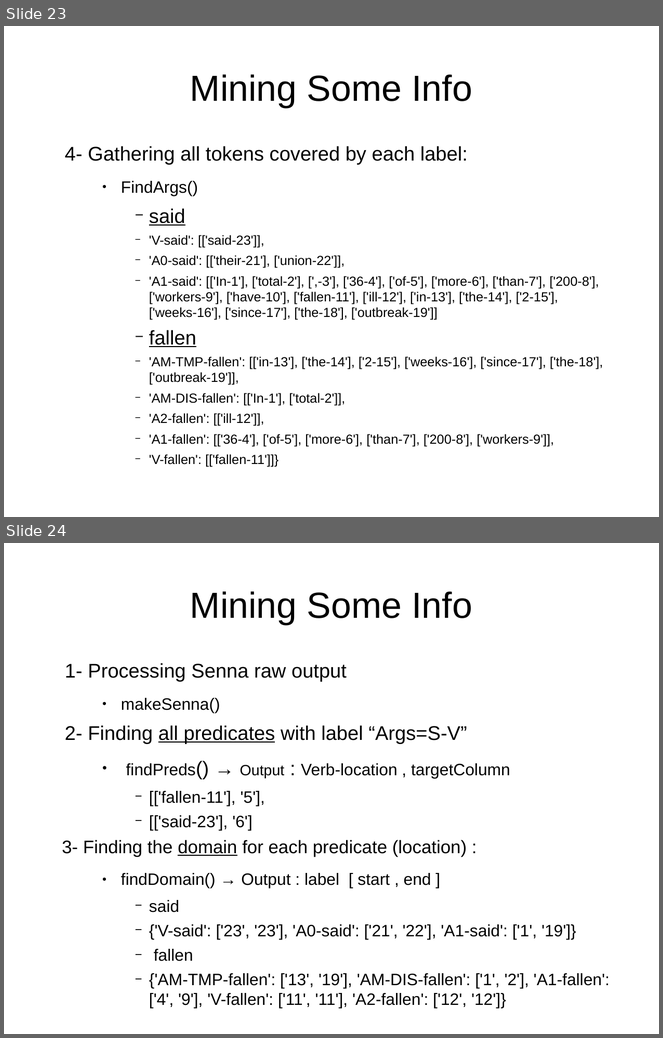
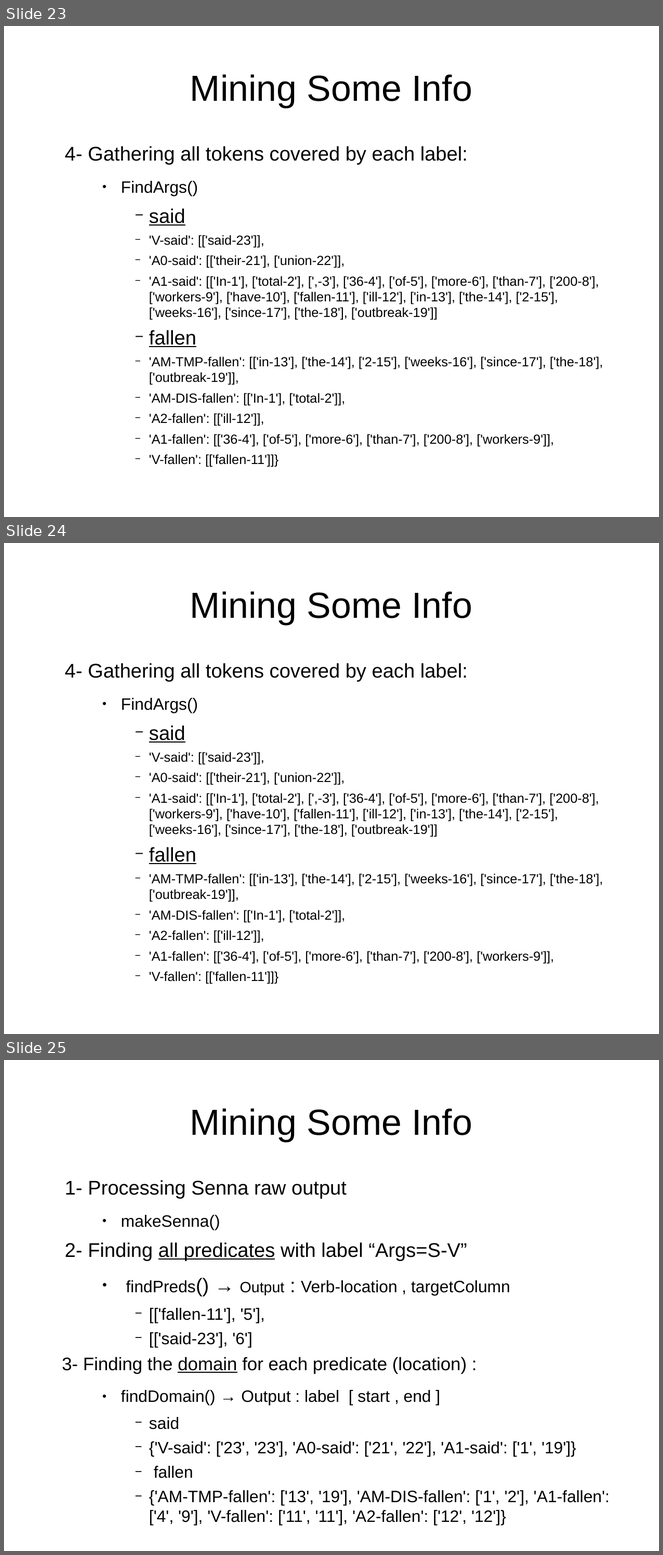
Before and after one commit to adreena/SemanticRoleMiner, a slide deck: testCases/TestCases.odp. Shown one above the other, each under a label of ours: slides 23 and 24 before the commit, slides 23, 24 and 25 after it. The pictures are 663x1038 and 663x1555 pixels, drawn with LibreOffice and Linux fonts; fonts in the diff are those of the drawing. Boxes give left, top, right and bottom in pixels: in the first picture for what was removed or moved away, otherwise in the second. Text is boxed around its words. In the diff, an @@ line names an element or a change of style, - is before the commit and + after.

```diff
--- a/testCases/TestCases.odp
+++ b/testCases/TestCases.odp
@@ slide 24 added at bbox=[4, 543, 659, 1034], background #FFFFFF @@
@@ title added at bbox=[190, 591, 473, 625], 44 pt, text #000000 @@
+Mining Some Info
@@ text added at bbox=[65, 663, 604, 984], 16 pt, text #000000 @@
+4- Gathering all tokens covered by each label:
+    ● FindArgs()
+      − said
+      − 'V-said': [['said-23']],
+      − 'A0-said': [['their-21'], ['union-22']],
+      − 'A1-said': [['In-1'], ['total-2'], [',-3'], ['36-4'], ['of-5'], ['more-6'], ['than-7'], ['200-8'], ['workers-9'], ['have-10'], ['fallen-11'], ['ill-12'], ['in-13'], ['the-14'], ['2-15'], ['weeks-16'], ['since-17'], ['the-18'], ['outbreak-19']]
+      − fallen
+      − 'AM-TMP-fallen': [['in-13'], ['the-14'], ['2-15'], ['weeks-16'], ['since-17'], ['the-18'], ['outbreak-19']],
+      − 'AM-DIS-fallen': [['In-1'], ['total-2']],
+      − 'A2-fallen': [['ill-12']],
+      − 'A1-fallen': [['36-4'], ['of-5'], ['more-6'], ['than-7'], ['200-8'], ['workers-9']],
+      − 'V-fallen': [['fallen-11']]}
@@ what was slide 24 is now slide 25 @@
```
Also in this commit, not shown: 8 slides changed, 2 other slides added, 12 other files.
